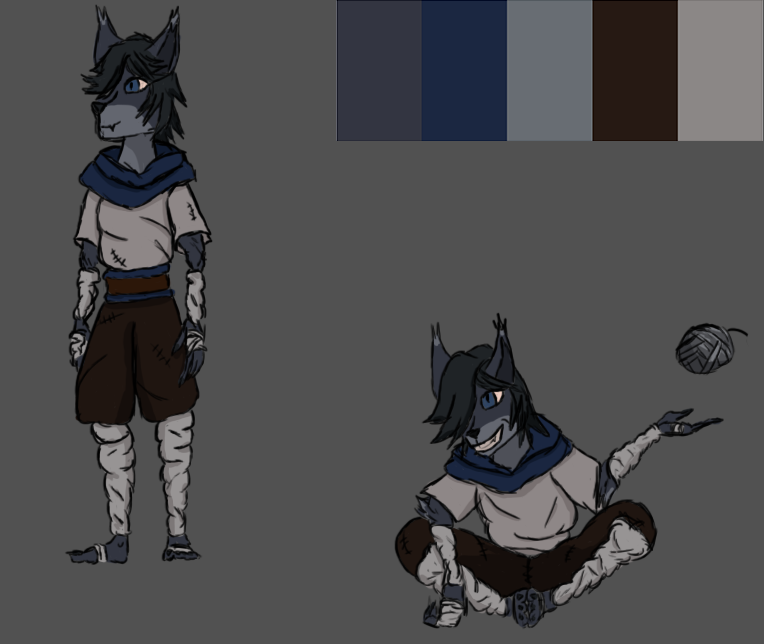
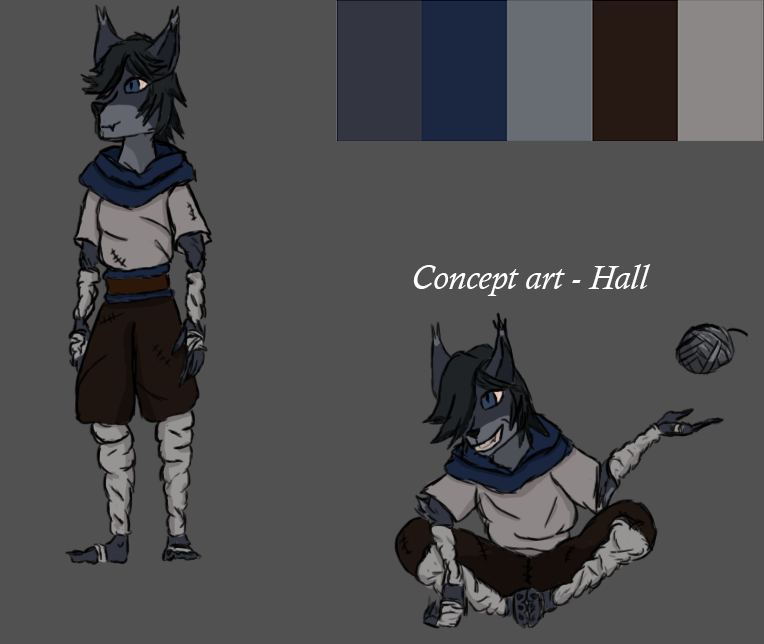
Layered file, before and after one edit (764×644). Changes by layer:
added layer "Concept art - Hall" above "AdobeColor-color theme_Hall" over [413, 264, 651, 296]
